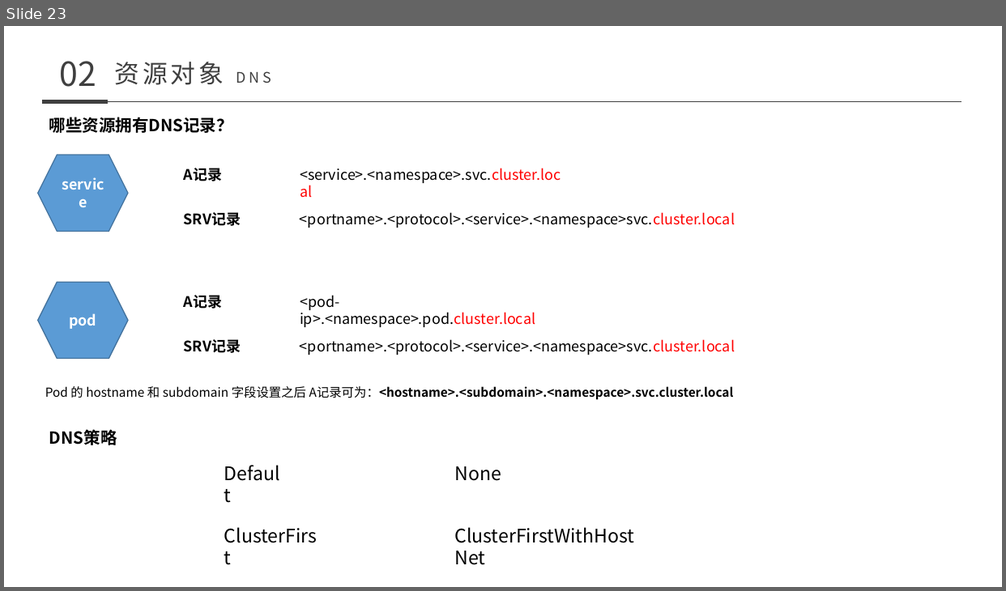
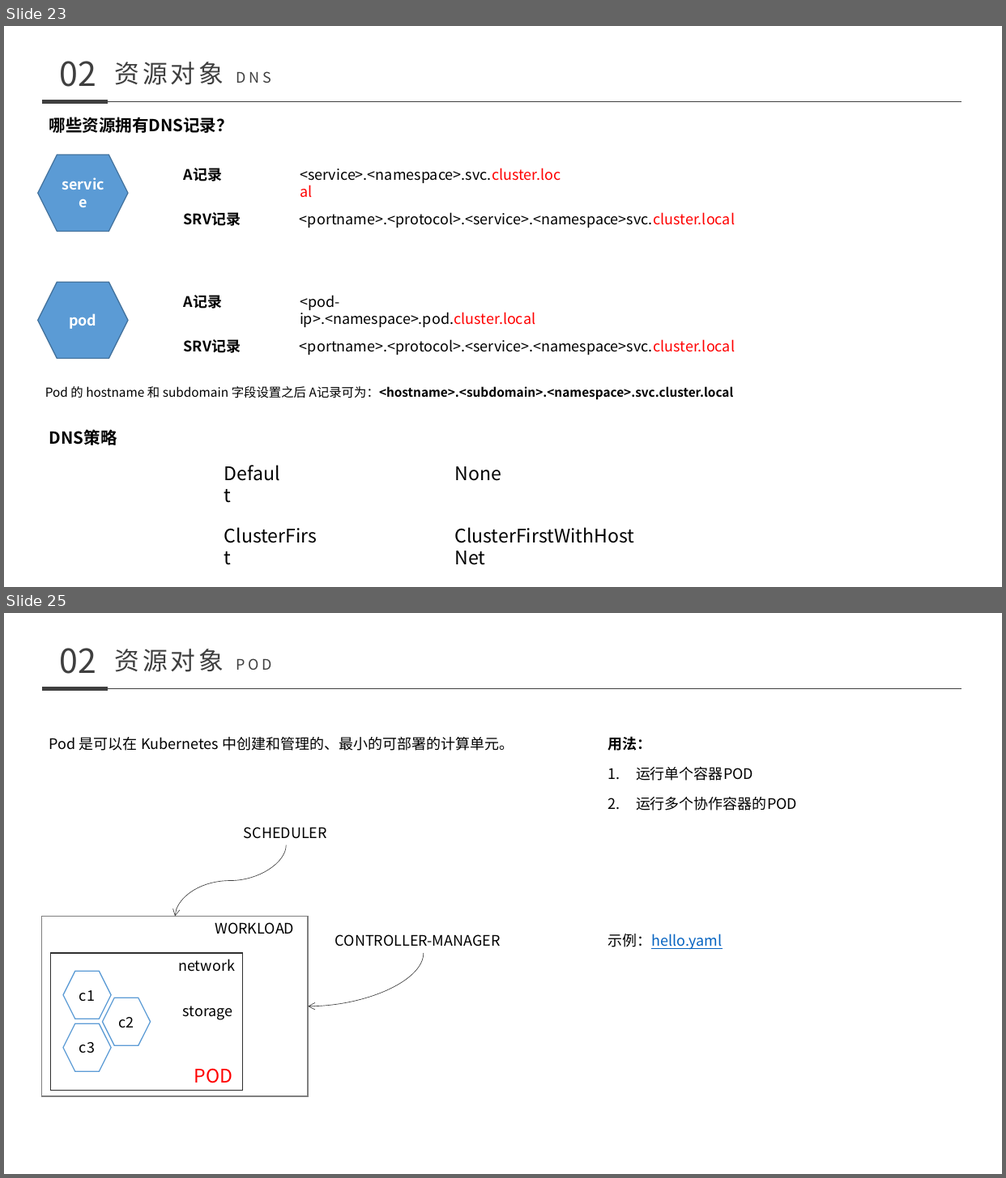
Before and after one commit to nutionMedivn/Kubernetes-training-camp, a slide deck: 基础/008-011 kubernetes.pptx. Shown one above the other, each under a label of ours: slide 23 before the commit, slides 23 and 25 after it; the slides between them are not shown. The pictures are 1006x591 and 1006x1178 pixels, drawn with LibreOffice and Linux fonts; fonts in the diff are those of the drawing. Boxes give left, top, right and bottom in pixels: in the first picture for what was removed or moved away, otherwise in the second. Text is boxed around its words. In the diff, an @@ line names an element or a change of style, - is before the commit and + after.

```diff
--- a/基础/008-011 kubernetes.pptx
+++ b/基础/008-011 kubernetes.pptx
@@ slide 25 added at bbox=[4, 613, 1002, 1174], background #FFFFFF @@
@@ text added at bbox=[60, 648, 97, 674], 32 pt, text #3F3F3F @@
+02
@@ text added at bbox=[115, 649, 224, 672], 24 pt, text #3F3F3F @@
+资源对象 POD
@@ line added from (42, 688) to (108, 688), #3F3F3F 4.5 pt @@
@@ line added from (108, 688) to (961, 688), #3F3F3F 0.5 pt @@
@@ text added at bbox=[49, 737, 513, 751], 14 pt, text #000000 @@
+Pod 是可以在 Kubernetes 中创建和管理的、最小的可部署的计算单元。
@@ text added at bbox=[607, 736, 797, 811], 14 pt, text #000000 @@
+用法：
+1. 运行单个容器POD
+2. 运行多个协作容器的POD
@@ text added at bbox=[244, 827, 327, 839], 14 pt, text #000000 @@
+SCHEDULER
@@ curved arrow added from (286, 845) to (175, 916), #3F3F3F 0.5 pt @@
@@ rectangle added at bbox=[42, 916, 308, 1097], outline #7F7F7F 1 pt @@
@@ text added at bbox=[215, 922, 294, 935], 14 pt, text #000000 @@
+WORKLOAD
@@ text added at bbox=[335, 935, 501, 947], 14 pt, text #000000 @@
+CONTROLLER-MANAGER
@@ text added at bbox=[607, 934, 722, 949], 14 pt, text #0563C1, underline @@
+示例：hello.yaml
@@ curved arrow added from (424, 954) to (308, 1007), #3F3F3F 0.5 pt @@
@@ group added at bbox=[50, 954, 243, 1091]: 3 hexagons, 3 texts, 1 rectangle @@
+c1
+c2
+c3
+network
+storage
+POD
```
Also in this commit, not shown: 1 slide changed, 42 other slides added, 9 other files.
